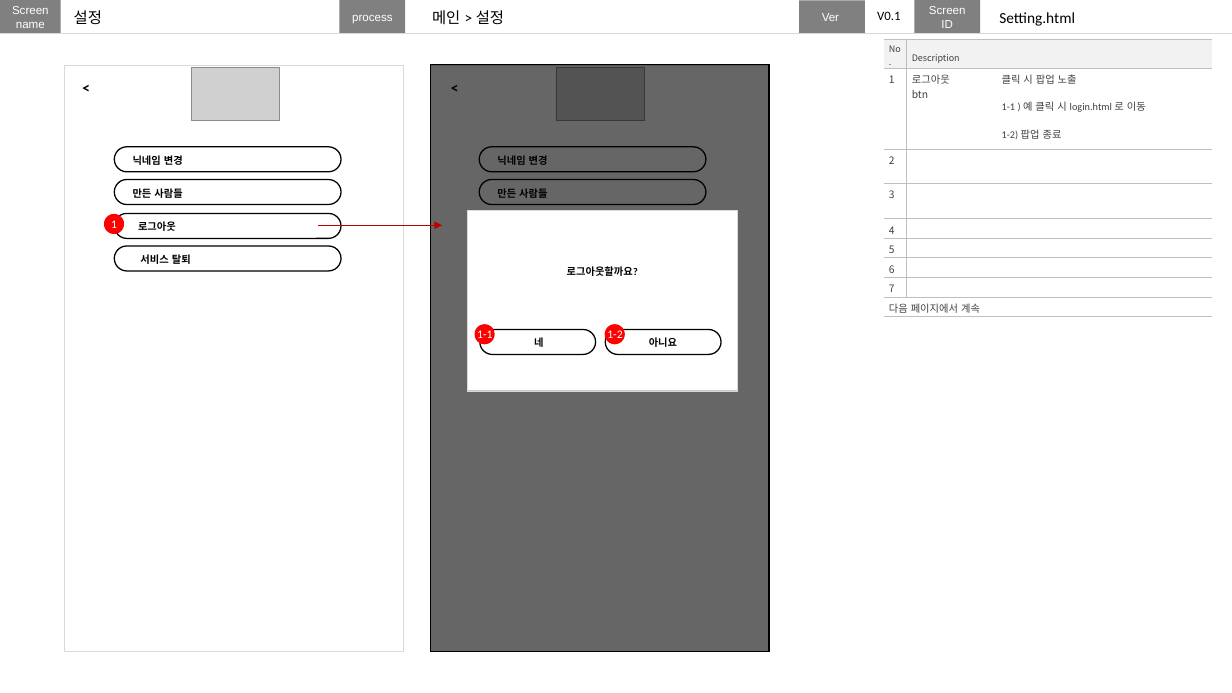
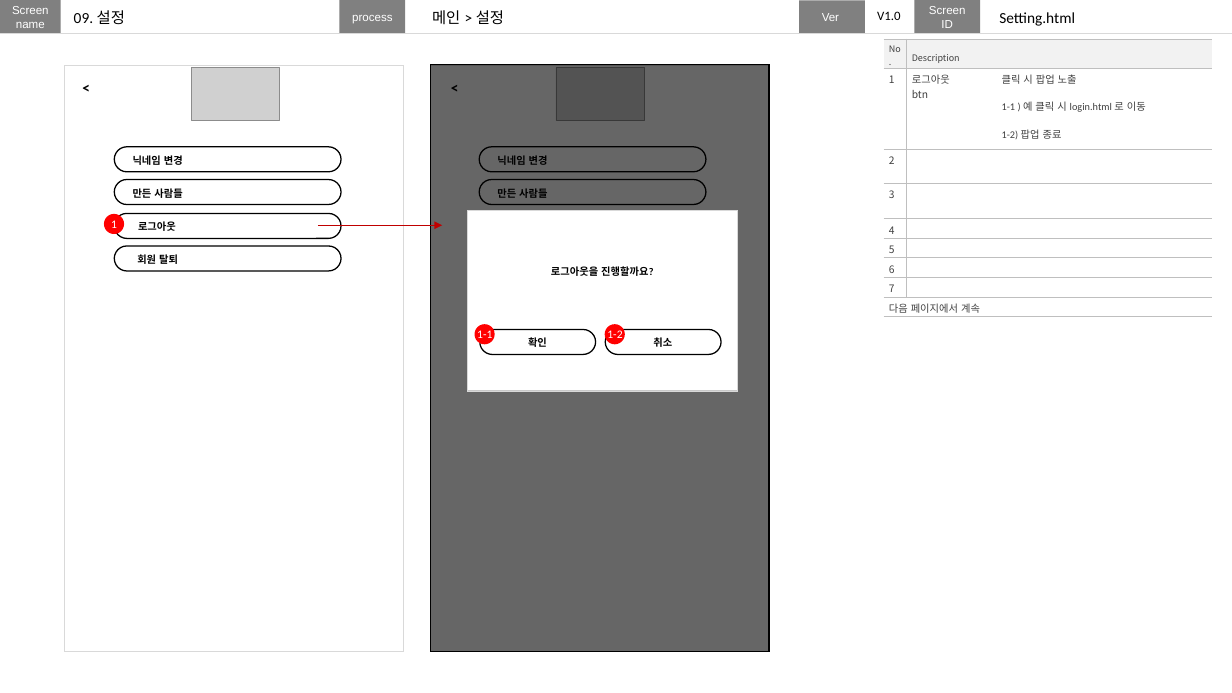
Before and after one commit to nohminkyoung/final_anchovy, a slide deck: slide 40 of plan/finalproject.pptx (slide 42 before the commit). Drawn at 1232x693 pixels with LibreOffice and Linux fonts; fonts in the diff are those of the drawing; grey boxes stand for pictures. Boxes give left, top, right and bottom in pixels: in the first picture for what was removed or moved away, otherwise in the second. Text is boxed around its words. In the diff, an @@ line names an element or a change of style, - is before the commit and + after.

```diff
--- a/plan/finalproject.pptx
+++ b/plan/finalproject.pptx
@@ text at [74,10,125,25]: text changed @@
-설정
+09. 설정
@@ text at [877,11,900,20]: text changed @@
-V0.1
+V1.0
@@ text at [137,254,178,264]: text changed @@
-서비스 탈퇴
+회원 탈퇴
@@ text at [551,266,653,276]: text changed @@
-로그아웃할까요?
+로그아웃을 진행할까요?
@@ text at [528,337,547,347]: text changed @@
-네
+확인
@@ text at [653,337,672,347]: text changed @@
-아니요
+취소
```
Also in this commit, not shown: 29 other slides changed, 7 slides added, 9 slides removed.
